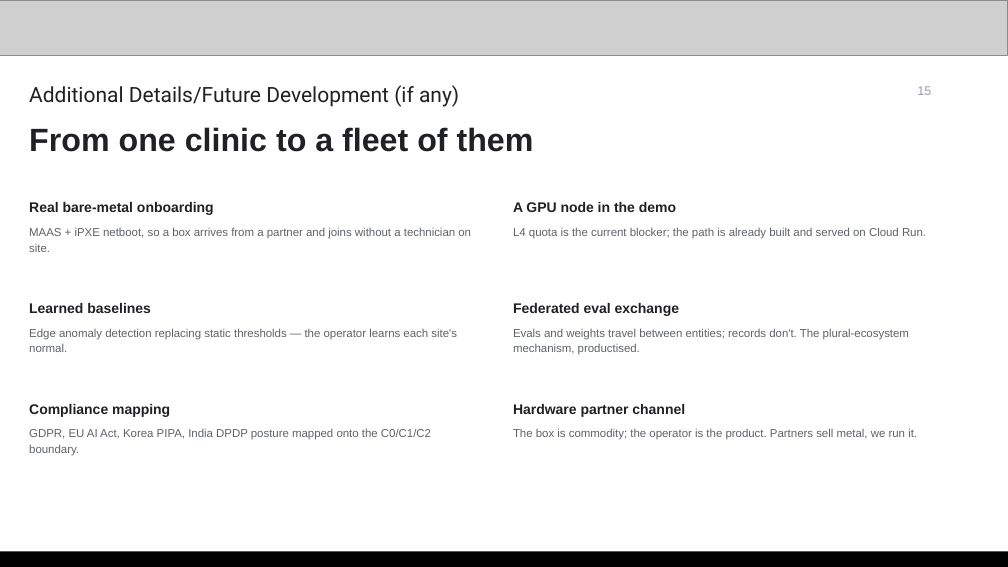
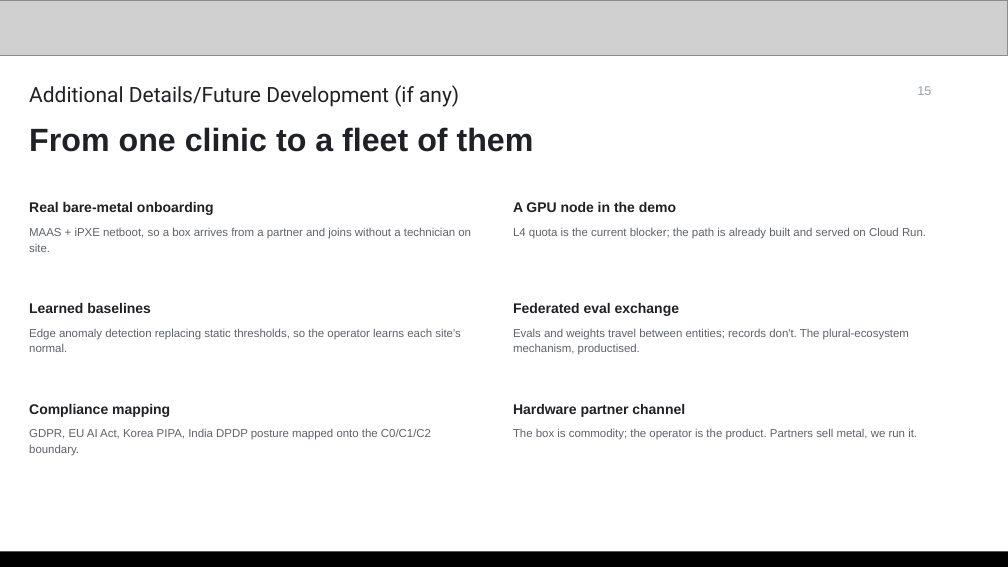
Before and after one commit to yanksyoon/termini, a slide deck: slide 15 of deck/v3/termini-deck-v3.pptx. Drawn at 1008x567 pixels with LibreOffice and Linux fonts; fonts in the diff are those of the drawing; grey boxes stand for pictures. Boxes give left, top, right and bottom in pixels: in the first picture for what was removed or moved away, otherwise in the second. Text is boxed around its words. In the diff, an @@ line names an element or a change of style, - is before the commit and + after.

```diff
--- a/deck/v3/termini-deck-v3.pptx
+++ b/deck/v3/termini-deck-v3.pptx
@@ text at [29, 328, 461, 352]: text changed @@
-Edge anomaly detection replacing static thresholds — the operator learns each site's normal.
+Edge anomaly detection replacing static thresholds, so the operator learns each site's normal.
```
Also in this commit, not shown: 15 other slides changed, 2 other files.
